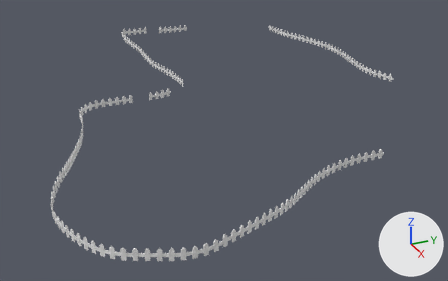
One commit to the FBX model Plat_TCC/Assets/Environment/Main Terrain/World 2/SM_world_2_fence_2.fbx: the scene before it, then after it.
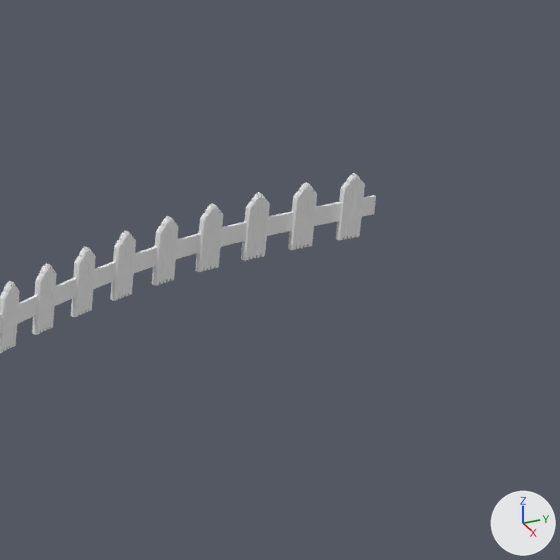
Each version appears first whole from a 50 mm lens placed at (158.0, -40.2, 44.3), pointed at (11.2, 25.9, -29.1), and next in a close-up on the part from 73% to 92% of the width and 44% to 74% of the height. Lighting does not change. The marker at lower right points along +X, +Y and +Z. Where no turn or scale is listed for an object, it has been applied to the vertices.

In view in the first close-up: 'Lower Ground.002'.
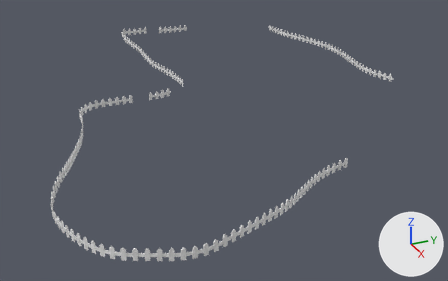
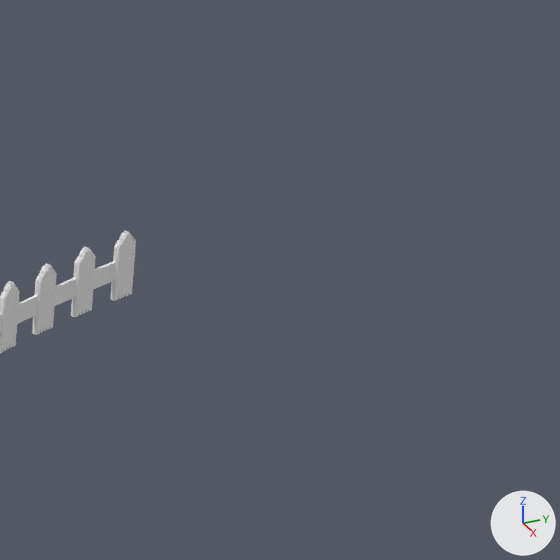
Where the newer file only moved an object's origin or applied its transform, the numbers keep the older frame.

Changed parts and their boxes (x1, y1, x2, y2) in the close-ups (560 x 560 px):
'Lower Ground.002', reshaped
    before: (0, 173, 376, 353)
    after: (0, 230, 136, 353)
part 1 of me_cube_059, deleted
    before: (133, 173, 376, 285)

The change, as a diff of the scene's bpy script:
```diff
--- a/Plat_TCC/Assets/Environment/Main Terrain/World 2/SM_world_2_fence_2.fbx.py
+++ b/Plat_TCC/Assets/Environment/Main Terrain/World 2/SM_world_2_fence_2.fbx.py
@@ me_cube_059 @@
 # used by ob_lower_ground_002; location = (-30.85, -25.77, -54.6)
-me_cube_059.from_pydata(...)  # 31728 vertices, 32682 faces; spans x -32.8..107.4, y -2.5..111.6, z 34.4..41.1
+me_cube_059.from_pydata(...)  # 30740 vertices, 31665 faces; spans x -32.8..107.4, y -2.5..111.6, z 34.4..41.1
+# me_cube_059 part 1: 988 vertices removed from x 84.0..84.7, y 63.3..73.8, z 34.4..36.9
 me_cube_059.materials.append(mat_fence)
```
